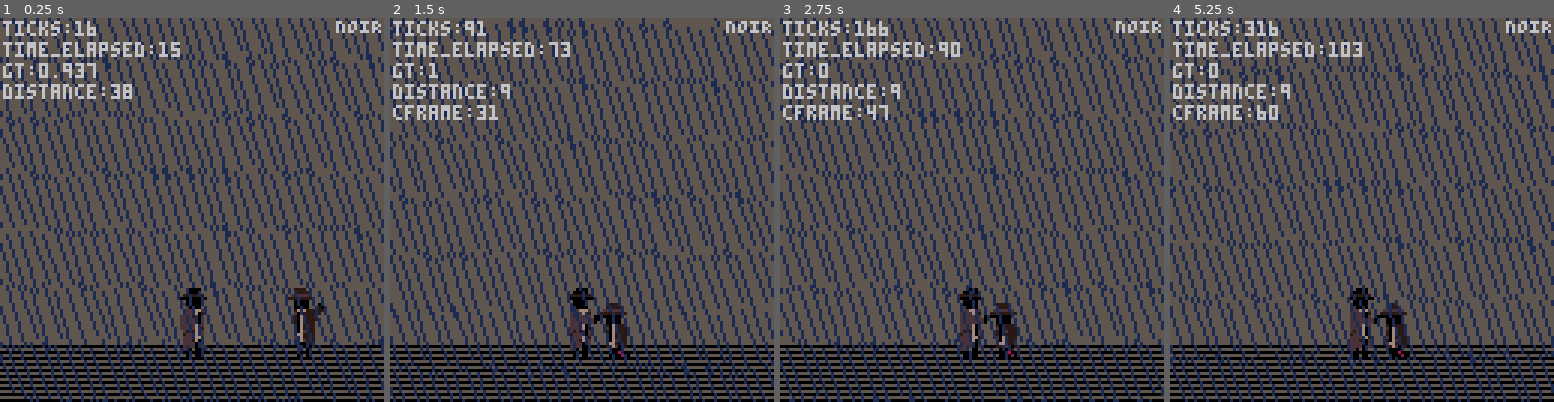
Above: before the commit, frames 1-4 (left to right).
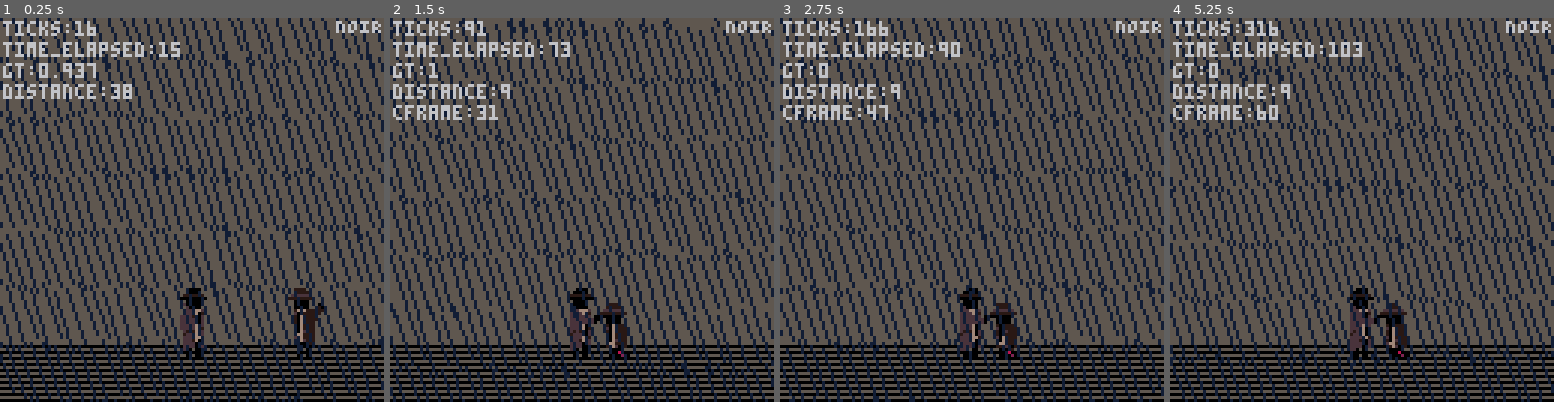
Above: after the commit, the same moments.

Repository: SneerfulArk/noir
Game: PICO-8 cartridge noir.p8
The game is run twice, just before and just after one commit, with the same random seed, the same clock (stepped at 60 frames per second) and the same inputs.
Inputs:
- Up to frame 1 (0.25 s): no input
- Up to frame 2 (1.5 s): tap X (X key) at 0.33, 1.07 s; tap O (Z key) at 0.7 s
- Up to frame 3 (2.75 s): tap O (Z key) at 1.7, 2.1, 2.5 s; tap X (X key) at 1.85 s
- Up to frame 4 (5.25 s): tap O (Z key) every 0.4 s from 2.9 to 4.9 s; tap X (X key) at 2.97, 4.08, 5.2 s

The runs differ from the first frame. In frame 1, 25% of the frame differs, in the area x 0-100%, y 0-100%; in frame 2, 25%; in frame 3, 25%; in frame 4, 25%.

Commit message:
v0.15.0
Added
- Effect: Palette swap flash effect added to takedown keyframes. Implemented similarly to previous takedown effects like screen-shake and muzzle-flash.
Changed
- Palette: Refactored `pal_global` into nested-tables and edited the `apply_global_pal()` function to support both the `main` palette, and the new `flash` palette.
- Palette: `main` palette optimized alongside new `flash` palette. Most notably the rain colour is darker now.

Diff:
--- a/noir.p8
+++ b/noir.p8
@@ -6,15 +6,23 @@
 
     --palette
     pal_global = {
-        {12, 1},   --Ocean     to  Cobalt
+        main = {
+        {0,  0},   --Black     to  Black
         {1,  129}, --Cobalt    to  Dark-Blue
         {2,  128}, --Bergundy  to  Dark-Brown
         {15, 134}, --Beige     to  Dark-Beige
         {4,  133}, --Brown     to  Choc-Brown
-        {9,  132}, --Orange    to  Diff-Brown
         {10, 135}, --Yellow    to  Light-yellow
         {14, 136}, --Pink      to  Blood-Red
         {8,  2},   --Red       to  Dark-Red
+        },
+        flash = {
+        {0,  5},   --Black     to  Dark-Grey
+        {1,  1},   --Cobalt    to  Dark-Blue
+        {2,  133}, --Bergundy  to  Choc-Brown
+        {15, 7},   --Beige     to  White
+        {4,  132}, --Brown     to  Brown
+        },
     }
 
     --enemy animations
@@ -23,7 +31,7 @@
 
     function _init()
         game = "play"
-        sfx(3)
+        --sfx(3)
         init_clock()
         init_player()
         init_enemies()
@@ -205,6 +213,7 @@
         muzzle=0
         muz_x=0
         muz_y=0
+        flash=0
         punch_dist=24
         counter=false
         cframe=0
@@ -218,10 +227,11 @@
                     [15] = {
                         spr=64,
                         shake=12,
-                        muzzle=2,
+                        muzzle=3,
                         muz_offsetx=7,
                         muz_offsety=15,
                         sfx=1,
+                        flash=4,
                     },
                     [24] = {
                         spr=68,
@@ -229,10 +239,11 @@
                     [67] = {
                         spr=68,
                         shake=13,
-                        muzzle=2,
+                        muzzle=3,
                         muz_offsetx=7,
                         muz_offsety=9,
                         sfx=2,
+                        flash=4,
                     },
                     [73] = {
                         spr=72,
@@ -247,8 +258,9 @@
         distance=abs(flr(plr.cent)-flr(en.cent))
 
         --effects
-        if shake>=1 then shake-=gt end
-        if muzzle>= 1 then muzzle-=(gt/2) end
+        if shake>=1 then shake -= gt end
+        if muzzle>= 1 then muzzle -= (gt/2) end
+        if flash >= 1 then flash -= 1 end
 
         --enemy punch
         if distance==punch_dist then
@@ -296,6 +308,9 @@
             end
             if kf.sfx != nil then
                 sfx(kf.sfx)
+            end
+            if kf.flash != nil then
+                flash = kf.flash
             end
         end
         if cframe >= 1 then
@@ -325,6 +340,7 @@
     end
 
     function update_vfx()
+        --rain
         for row in all (rain) do
             for drop in all (row.drops) do
                 drop.x += 0.4*gt
@@ -345,7 +361,7 @@
         --rain
         for row in all (rain) do
             for drop in all (row.drops) do
-                line(flr(drop.x),flr(drop.y),flr(drop.x+drop.w),flr(drop.y+drop.h),12)
+                line(flr(drop.x),flr(drop.y),flr(drop.x+drop.w),flr(drop.y+drop.h),1)
             end
         end
     end
@@ -360,7 +376,13 @@
     function apply_global_pal()
         palt(0,false)
         palt(3,true)
-        for clr in all(pal_global) do
+        local palette = pal_global.main
+        if flash >=1 then
+            palette = pal_global.flash
+        else
+            palette = pal_global.main
+        end
+        for clr in all(palette) do
             pal(clr[1], clr[2], 1)
         end
     end
